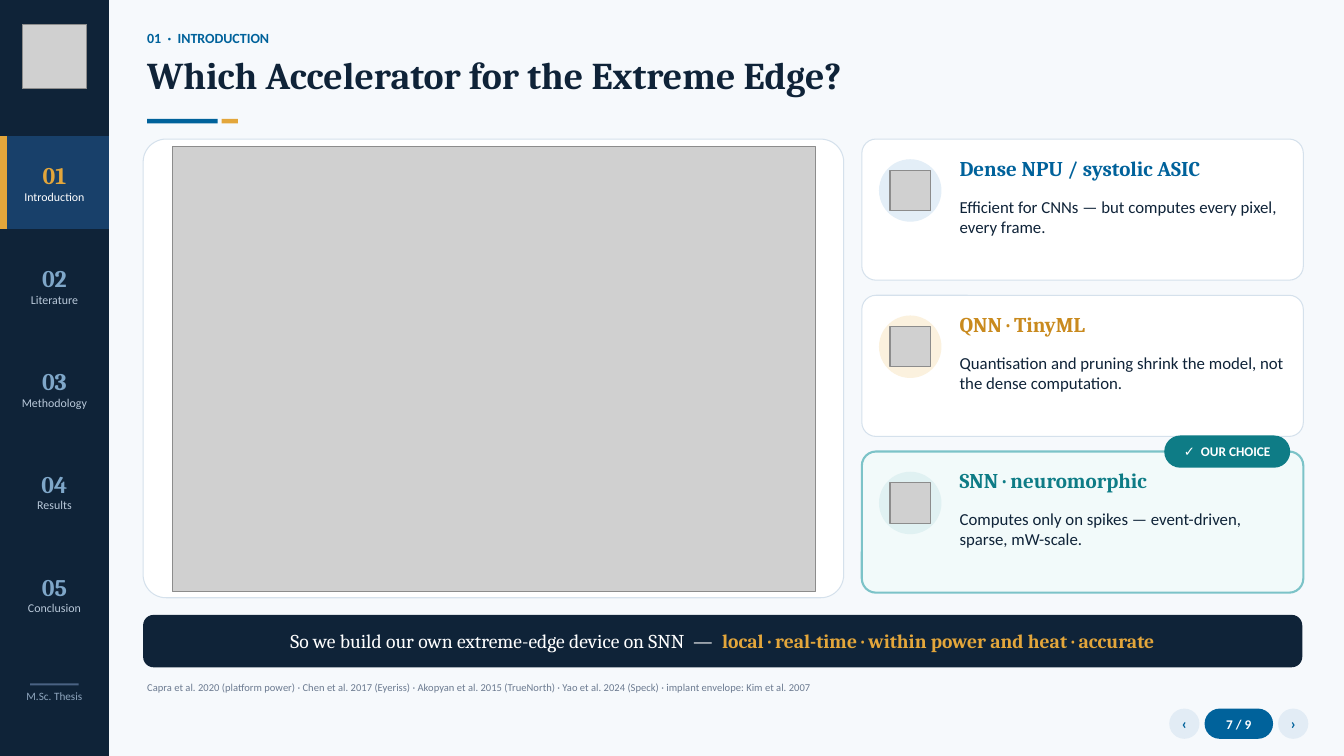
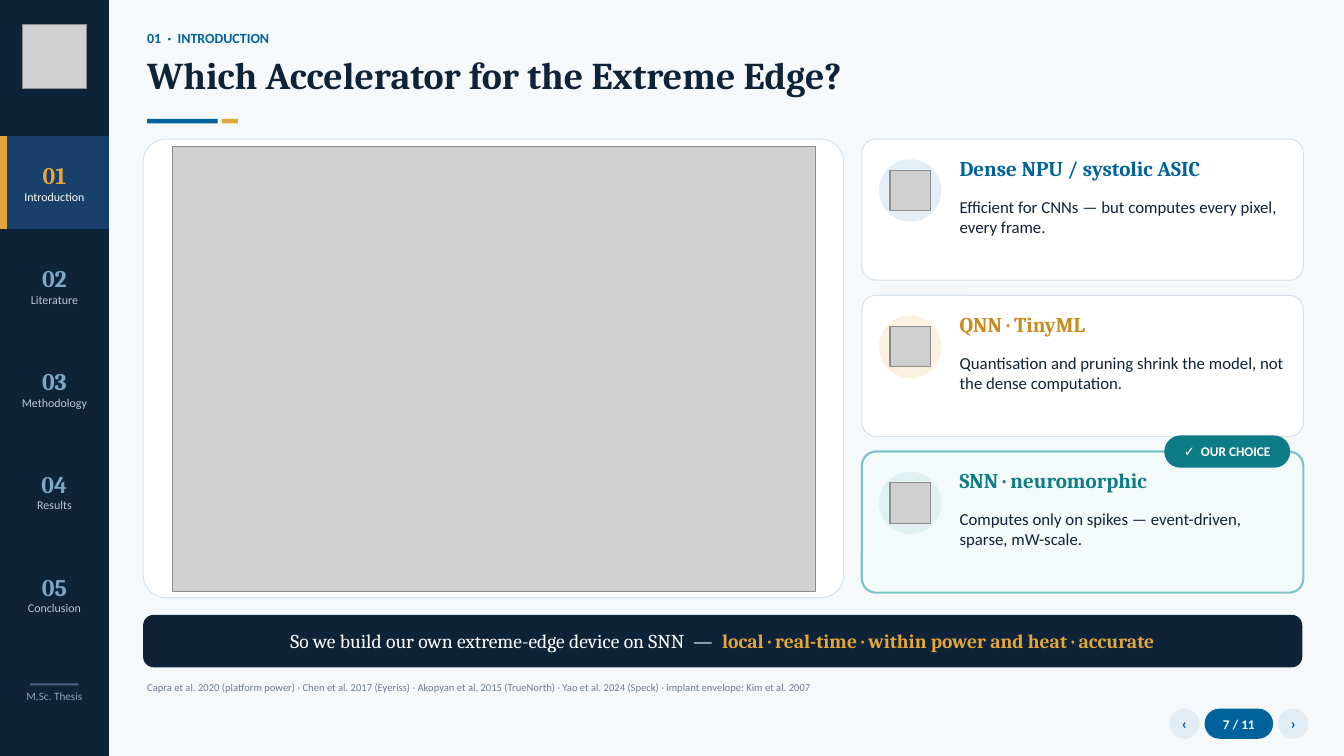
Before and after one commit to aliroshanidino/thesischecking, a slide deck: slide 7 of deliverables/thesis_deck_v2_wip.pptx. Drawn at 1344x756 pixels with LibreOffice and Linux fonts; fonts in the diff are those of the drawing; grey boxes stand for pictures. Boxes give left, top, right and bottom in pixels: in the first picture for what was removed or moved away, otherwise in the second. Text is boxed around its words. In the diff, an @@ line names an element or a change of style, - is before the commit and + after.

```diff
--- a/deliverables/thesis_deck_v2_wip.pptx
+++ b/deliverables/thesis_deck_v2_wip.pptx
@@ text in rounded rectangle at (1223,720,1254,729): text changed @@
-7 / 9
+7 / 11
```
Also in this commit, not shown: 7 other slides changed, 2 slides added, 3 other files.
